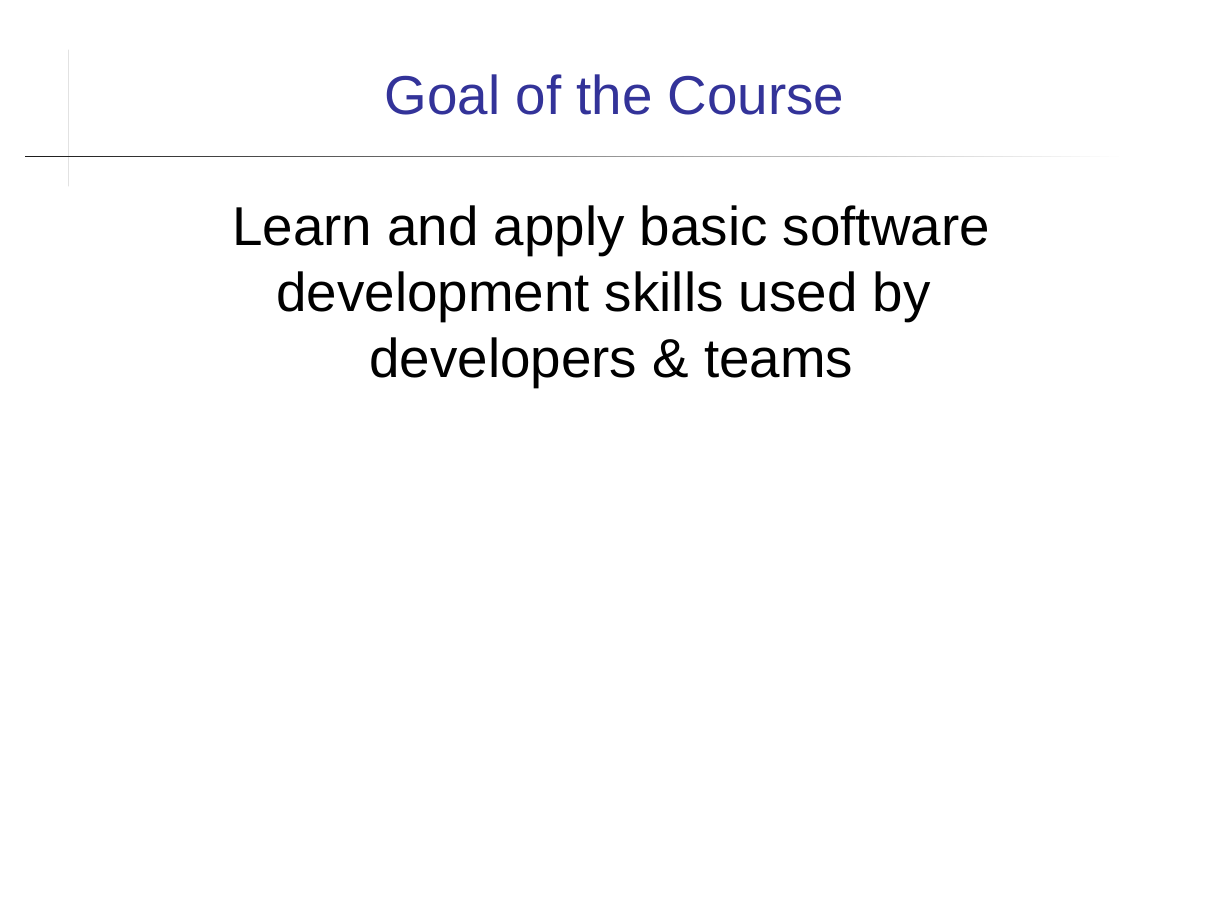
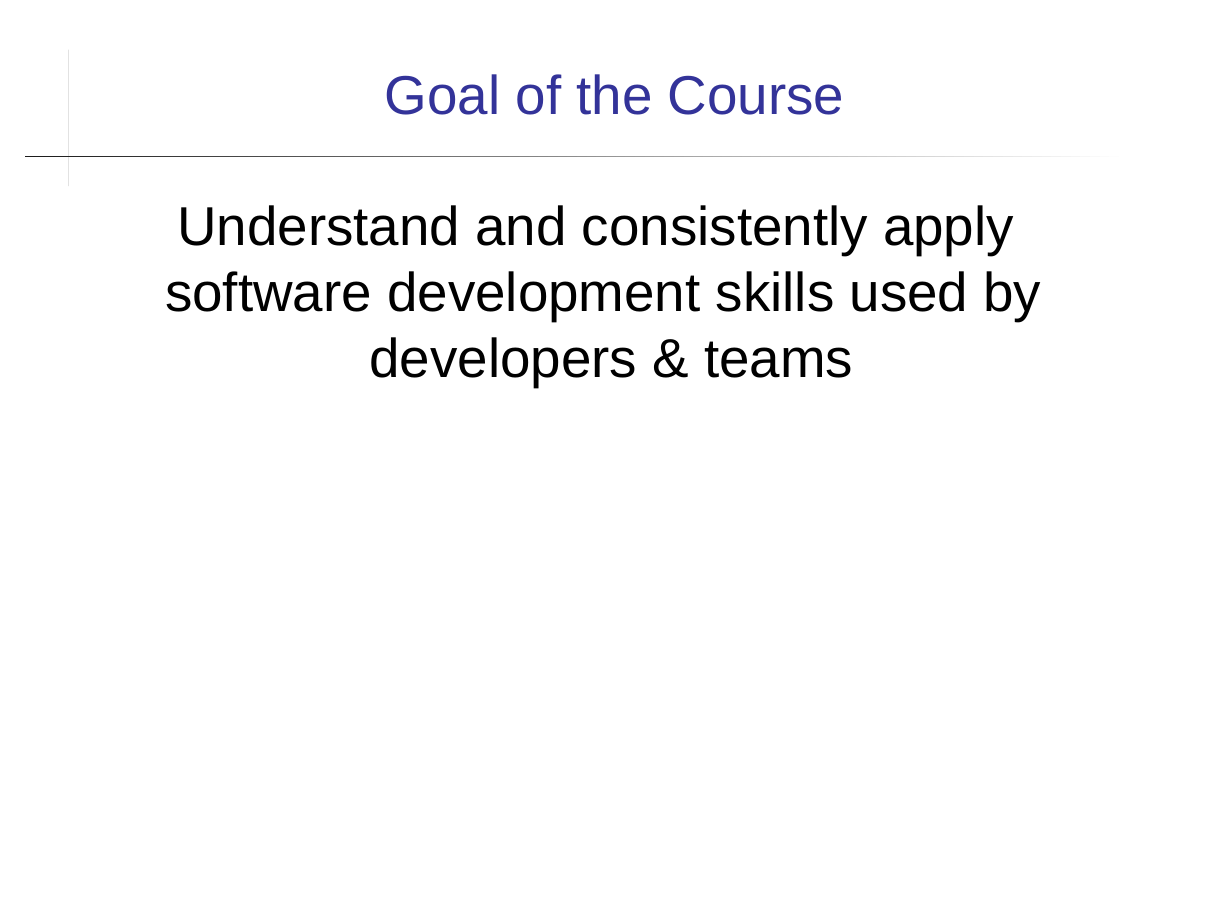
Before and after one commit to cpske/ISP, a slide deck: slide 5 of introduction/Introduction-to-Course.ppt. Drawn at 1232x924 pixels with LibreOffice and Linux fonts; fonts in the diff are those of the drawing. Boxes give left, top, right and bottom in pixels: in the first picture for what was removed or moved away, otherwise in the second. Text is boxed around its words. In the diff, an @@ line names an element or a change of style, - is before the commit and + after.

```diff
--- a/introduction/Introduction-to-Course.ppt
+++ b/introduction/Introduction-to-Course.ppt
@@ text at (165,205,1041,387): text changed @@
-Learn and apply basic software development skills used by
-developers & teams
+Understand and consistently apply
+software development skills used by
+developers & teams
```
Also in this commit, not shown: 7 other slides changed, 1 slide removed, 7 other files.
